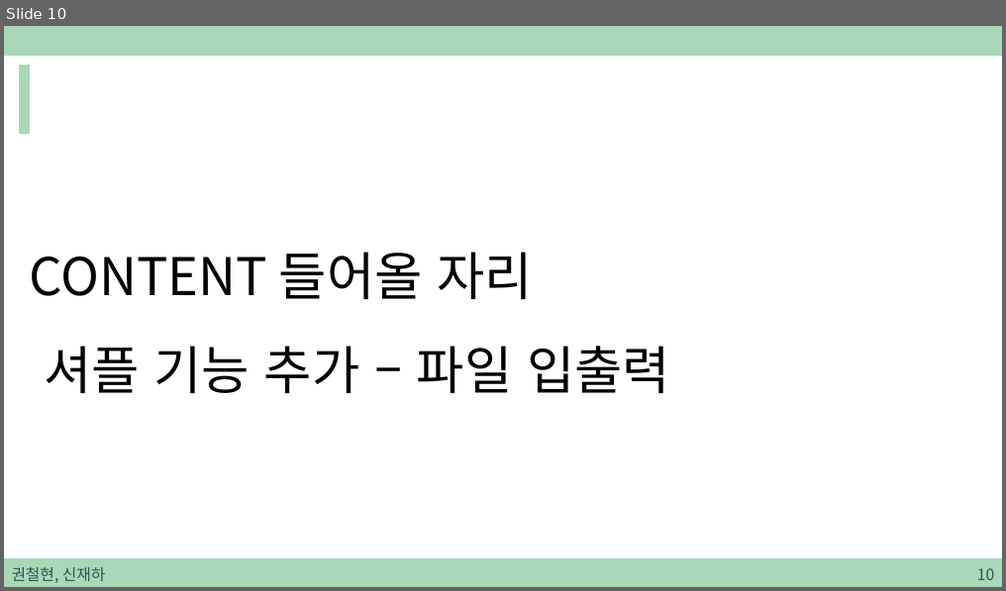
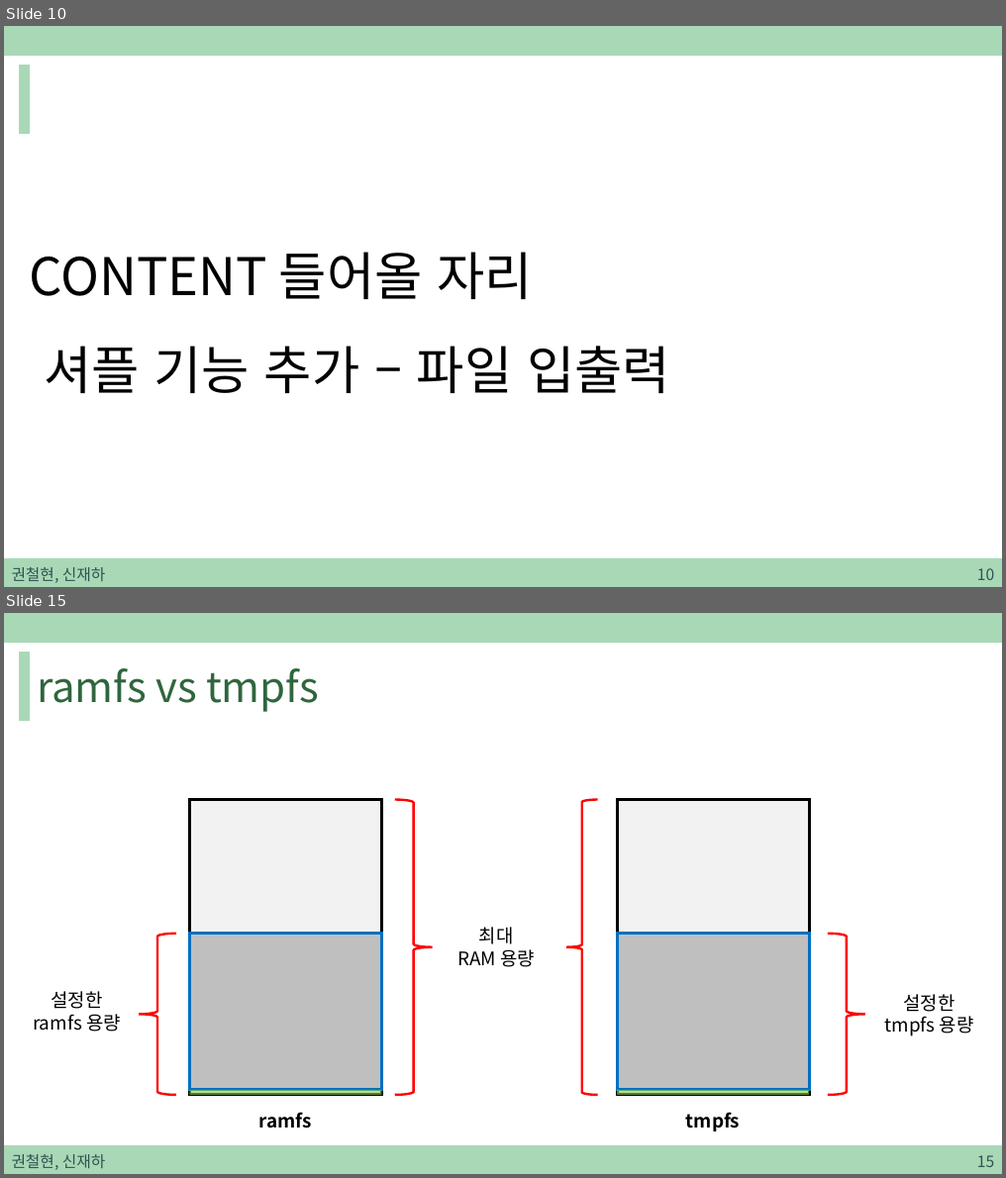
Before and after one commit to sjh4287/capston, a slide deck: 2022.02.18/권철현,신재하.pptx. Shown one above the other, each under a label of ours: slide 10 before the commit, slides 10 and 15 after it; the slides between them are not shown. The pictures are 1006x591 and 1006x1178 pixels, drawn with LibreOffice and Linux fonts; fonts in the diff are those of the drawing. Boxes give left, top, right and bottom in pixels: in the first picture for what was removed or moved away, otherwise in the second. Text is boxed around its words. In the diff, an @@ line names an element or a change of style, - is before the commit and + after.

```diff
--- a/2022.02.18/권철현,신재하.pptx
+++ b/2022.02.18/권철현,신재하.pptx
@@ slide 15 added at <box>4,613,1002,1174</box>, background #FFFFFF; not listed: 3 template elements that a slide beside it also shows @@
@@ title added at <box>37,668,319,712</box>, 40 pt, text #2F663E @@
+ramfs vs tmpfs
@@ rectangle added at <box>190,799,382,1095</box>, fill #F2F2F2, outline #000000 3 pt @@
@@ right brace added at <box>395,799,433,1095</box>, outline #FF0000 2.25 pt @@
@@ left brace added at <box>566,799,598,1095</box>, outline #FF0000 2.25 pt @@
@@ rectangle added at <box>617,799,810,1095</box>, fill #F2F2F2, outline #000000 3 pt @@
@@ right brace added at <box>139,934,176,1095</box>, outline #FF0000 2.25 pt @@
@@ rectangle added at <box>190,934,382,1090</box>, fill #BFBFBF, outline #0070C0 3 pt @@
@@ text added at <box>457,927,535,967</box>, 18 pt, text #000000 @@
+최대
+RAM 용량
@@ rectangle added at <box>617,934,810,1090</box>, fill #BFBFBF, outline #0070C0 3 pt @@
@@ right brace added at <box>829,934,865,1095</box>, outline #FF0000 2.25 pt @@
@@ text added at <box>33,991,121,1032</box>, 18 pt, text #000000 @@
+설정한
+ramfs 용량
@@ text added at <box>884,994,974,1037</box>, 18 pt, text #000000 @@
+설정한
+tmpfs 용량
@@ rectangle added at <box>190,1090,382,1095</box>, fill #92D050 at 60% opacity @@
@@ text added at <box>259,1112,312,1129</box>, 18 pt, text #000000, bold @@
+ramfs
@@ rectangle added at <box>617,1090,810,1095</box>, fill #92D050 at 60% opacity @@
@@ text added at <box>686,1112,740,1132</box>, 18 pt, text #000000, bold @@
+tmpfs
@@ text added at <box>12,1155,105,1170</box>, 15 pt, text #305250 @@
+권철현, 신재하
@@ page number added at <box>977,1156,994,1167</box>, 15 pt, text #305250 @@
+15
```
Also in this commit, not shown: 1 slide changed, 25 other slides added.
